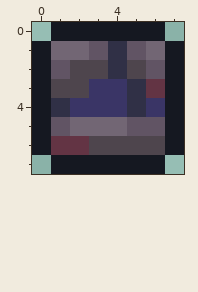
File history of a pixel-art sprite, Content/Tiles/NoseTemple/NoseTempleBrickGrayItem.png. Above: the version before the commit.
The file is 16x16 pixels, drawn in blocks of 2x2; one block is one cell here.
Now the later version:
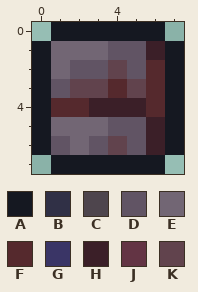
Palette (. is transparent): A #151821  B #303046  C #4e454d  D #615464  E #726674  F #55292d  G #3a3566  H #3b1f28  J #633444  K #61434d
Changes in this commit:
{"y":1,"x":3,"old":"DB","new":"ED"}
{"y":1,"x":6,"old":"E","new":"H"}
{"y":2,"x":1,"old":"DCCBCD","new":"EDDKDF"}
{"y":3,"x":1,"old":"CCGGBJ","new":"DKKFKF"}
{"y":4,"x":1,"old":"BGGGBG","new":"FFHHHF"}
{"y":5,"x":1,"old":"D","new":"E"}
{"y":5,"x":4,"old":"E","new":"D"}
{"y":5,"x":6,"old":"D","new":"H"}
{"y":6,"x":1,"old":"JJCCCC","new":"DEDKDH"}
